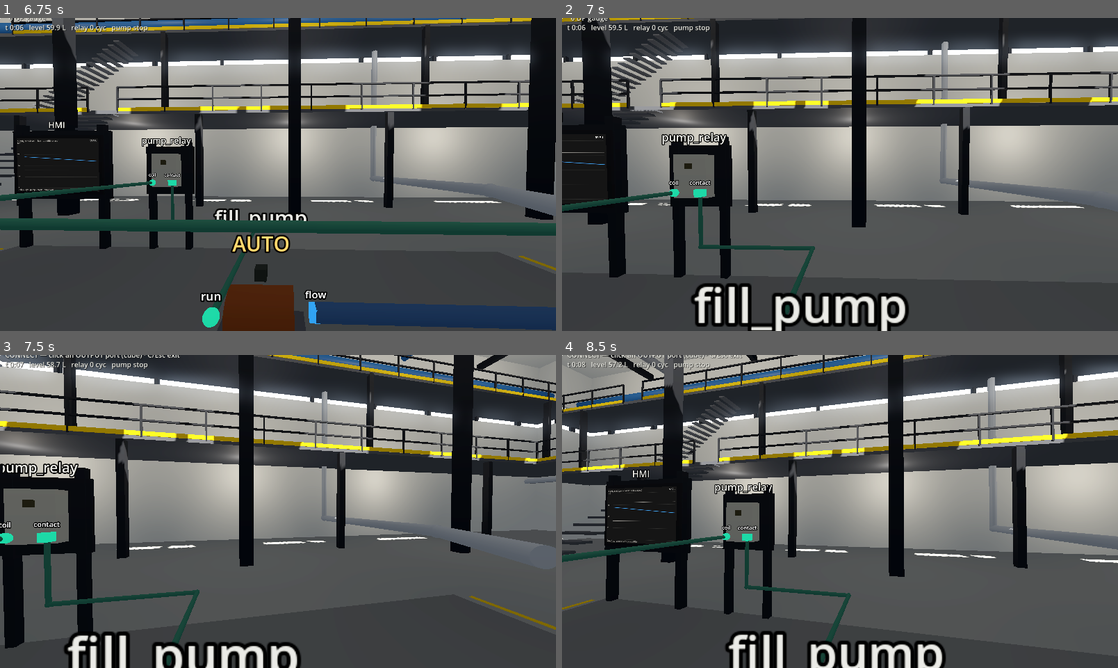
Above: before the commit, frames 1-4 (two rows, left to right).
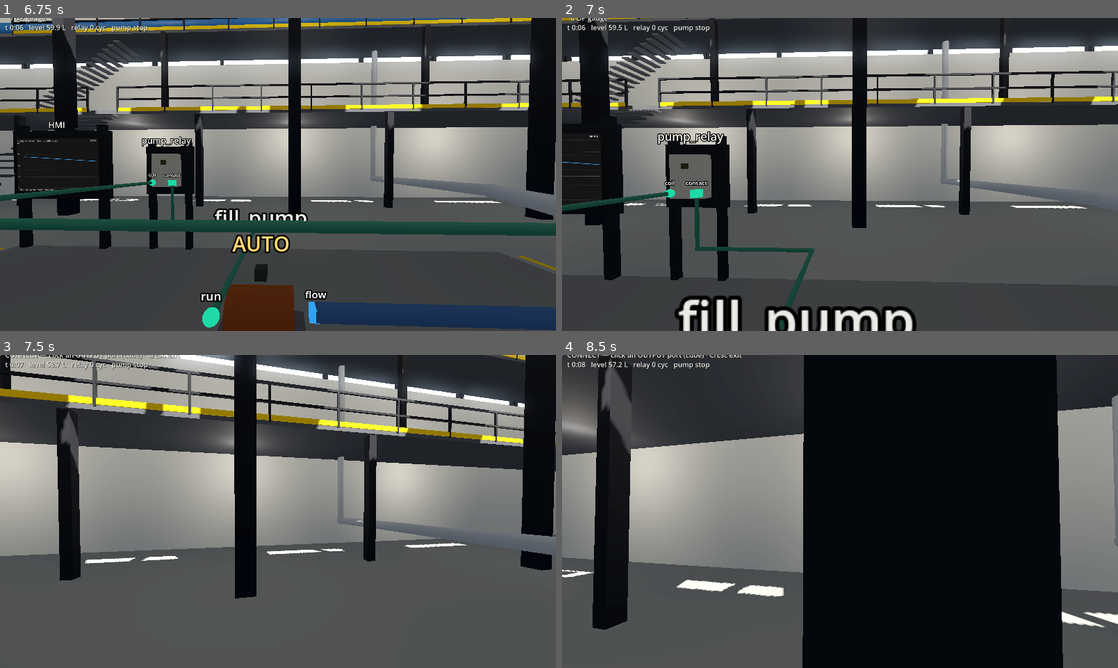
Above: after the commit, the same moments.

Repository: whharris917/flowstate
Game: Godot game, scene res://world/main.tscn
Two runs of this game, one before a commit and one after it. Both use one fixed random seed, a clock stepped at 60 frames per second and the inputs below. Sound files missing from this copy of the repository are replaced by a short silence.
Inputs (mouse positions are in pixels of both pictures, inside the frame that each line leads up to):
- Up to frame 1 (6.75 s): tap Enter at 0.5, 2 s; move the mouse to (272, 180) at 0.52 s; hold E (interact) 0.53-1.28 s; hold W (move_forward) 0.53-2.78 s; tap Space at 1.25, 2.75 s; move the mouse to (316, 177) at 1.27 s; tap B (build_mode) at 1.35 s; tap E (interact) at 1.55, 2.3, 3.05, 4.55, 5.3, 5.85 s; move the mouse to (233, 171) at 2.02 s; hold C (connect_mode) 2.03-2.78 s; move the mouse to (283, 174) at 2.77 s; hold A (move_left) 2.78-3.53 s; tap X (delete_item) at 2.85 s; move the mouse to (255, 168) at 3.52 s; hold E (interact) 3.53-4.28 s; hold W (move_forward) 3.53-5.78 s; move the mouse to (305, 174) at 4.27 s; click (305, 174) at 4.35 s; move the mouse to (250, 174) at 5.02 s; hold R (rotate_item) 5.03-5.78 s; move the mouse to (289, 168) at 5.77 s; hold D (move_right) 5.78-6.53 s; move the mouse to (272, 180) at 6.52 s; hold W (move_forward) from 6.53 s (still down); hold B (build_mode) from 6.53 s (still down)
- Up to frame 2 (7 s): keep holding W (move_forward); keep holding B (build_mode); tap E (interact) at 6.8 s
- Up to frame 3 (7.5 s): keep holding W (move_forward); move the mouse to (316, 514) at 7.27 s; release B (build_mode) at 7.28 s; tap C (connect_mode) at 7.35 s
- Up to frame 4 (8.5 s): keep holding W (move_forward); tap E (interact) at 7.55, 8.3 s; move the mouse to (795, 508) at 8.02 s; hold X (delete_item) from 8.03 s (still down)

Frame 1 is identical in both runs. In frame 2, 10% of the frame differs, in the area x 0-100%, y 0-100%; in frame 3, 45%; in frame 4, 74%.

Commit message:
Move interact volumes to a ray-only collision layer
Interact bodies sat on the world layer, so their invisible boxes were
solid to the player — a door interact volume blocked its own open
doorway. They now live on layer 4: the interact ray and the placement
overlap check probe it, the player walks through it. Door leaf
blockers stay on the world layer, so closed doors still block.

Co-Authored-By: Claude Fable 5 <noreply@anthropic.com>

Diff:
--- a/game/components/view_util.gd
+++ b/game/components/view_util.gd
@@ -44,8 +44,12 @@
 
 ## Invisible box collider that routes interaction back to a view node.
 ## The raycast hits this and follows the "view" meta to describe()/use().
+## Lives on layer 4: rays probe it, but the player walks through it —
+## otherwise a door's interact volume would block its own doorway.
 static func interact_body(view: Node3D, size: Vector3, pos: Vector3) -> StaticBody3D:
 	var body := StaticBody3D.new()
+	body.collision_layer = 4
+	body.collision_mask = 0
 	var shape := CollisionShape3D.new()
 	var box_shape := BoxShape3D.new()
 	box_shape.size = size
--- a/game/player/build_controller.gd
+++ b/game/player/build_controller.gd
@@ -85,8 +85,9 @@
 	_pending_marker = null
 	_waypoints.clear()
 	(_preview.mesh as ImmediateMesh).clear_surfaces()
-	# Connect mode lets the interact ray see port markers (layer 2).
-	player.ray.collision_mask = 3 if mode == Mode.CONNECT else 1
+	# Connect mode lets the interact ray see port markers (layer 2)
+	# alongside the world (1) and interact volumes (4).
+	player.ray.collision_mask = (1 | 2 | 4) if mode == Mode.CONNECT else (1 | 4)
 	_update_hud()
 
 
@@ -175,7 +176,9 @@
 	overlap.shape = shape
 	overlap.transform = Transform3D(Basis.from_euler(Vector3(0, rot_y, 0)),
 		_ghost_pos + Vector3(0, footprint.y / 2.0 + 0.06, 0))
-	overlap.collision_mask = 1
+	# World geometry (1) plus interact volumes (4), which stand in for
+	# the space equipment occupies.
+	overlap.collision_mask = 1 | 4
 	overlap.exclude = [player.get_rid()]
 	_ghost_valid = space.intersect_shape(overlap, 1).is_empty()
 	(_ghost.material_override as StandardMaterial3D).albedo_color = \
--- a/game/player/player.gd
+++ b/game/player/player.gd
@@ -22,6 +22,8 @@
 
 func _ready() -> void:
 	ray.add_exception(self)
+	# World (1) + interact volumes (4); connect mode adds port markers (2).
+	ray.collision_mask = 1 | 4
 	Input.mouse_mode = Input.MOUSE_MODE_CAPTURED
 	_build_body()
 	for i in range(1, 5):
